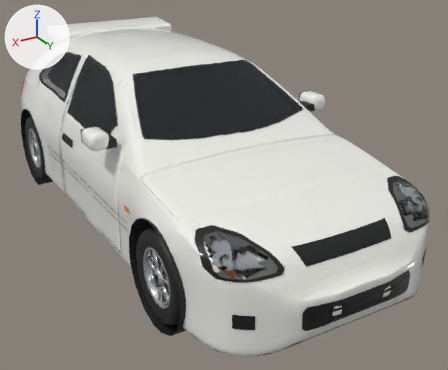
Two versions of the glTF model 02 Cars/Models/HayateR99.glb, one commit apart.
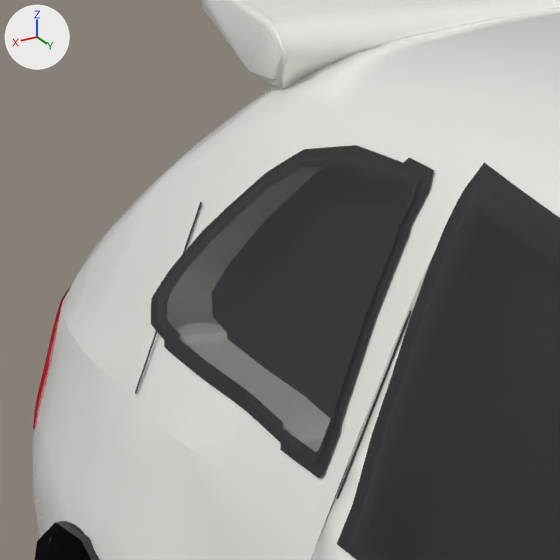
Old and new are each drawn whole from a camera (50 mm lens) standing at (2.11, 4.14, 2.25) and looking at (-0.21, 0.28, 0.32) and again close up on the part from 4% to 22% of the width and 8% to 31% of the height. Lighting does not change. The marker at upper left points along +X, +Y and +Z. The last two pictures show the newer version. Where no turn or scale is listed for an object, it has been applied to the vertices. Vertices at exactly the same position are counted once.

Names of what the first close-up shows: 'Body_Glass__1d242c', 'Body_Paint__f4f4ee', 'Body_Trim__141517', 'Body_Under__1c1c1d', 'Door_R_Glass__1d242c', 'Door_R_Paint__f4f4ee', 'Door_R_Trim__141517', 'FrontBumper_Paint__f4f4ee', 'Spoiler_Paint__f4f4ee' and 3 more.
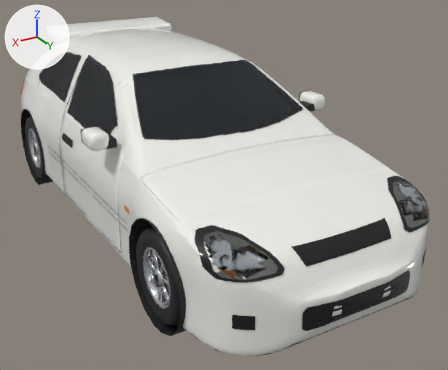
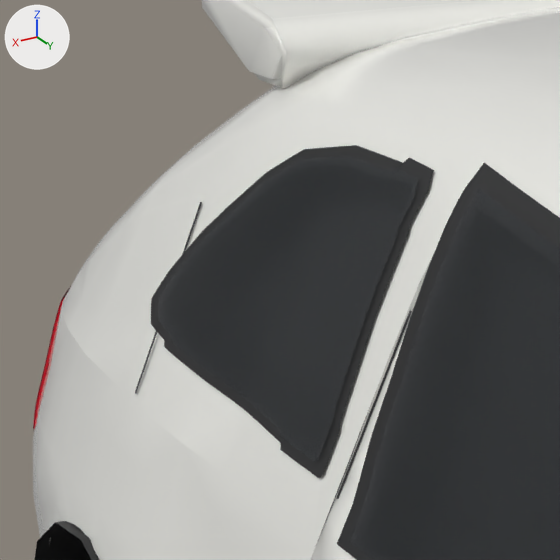
Location of each change, [x1, y1, x2, y2] in pixels of the close-ups (560 x 560 px):
'FrontBumper_Paint__f4f4ee', reshaped (not visible afterwards): before [346, 279, 422, 468]

The change in detail:
me_frontbumper_paint__f4f4ee is used by ob_frontbumper_paint__f4f4ee; location (0.0, 0.0, 0.0).
me_frontbumper_paint__f4f4ee had 968 vertices, 1626 faces and spanned x -0.82..0.82, y -1.89..2.09, z 0.12..1.24.
me_frontbumper_paint__f4f4ee now has 606 vertices, 1076 faces and spans x -0.82..0.82, y 1.59..2.09, z 0.12..0.54.
me_frontbumper_paint__f4f4ee part 1: the loose piece of 82 vertices spanning x 0.42..0.73, y -1.33..-0.61, z 0.92..1.24 is deleted.
Other edits to the shape of me_frontbumper_paint__f4f4ee do not show in these pictures.
